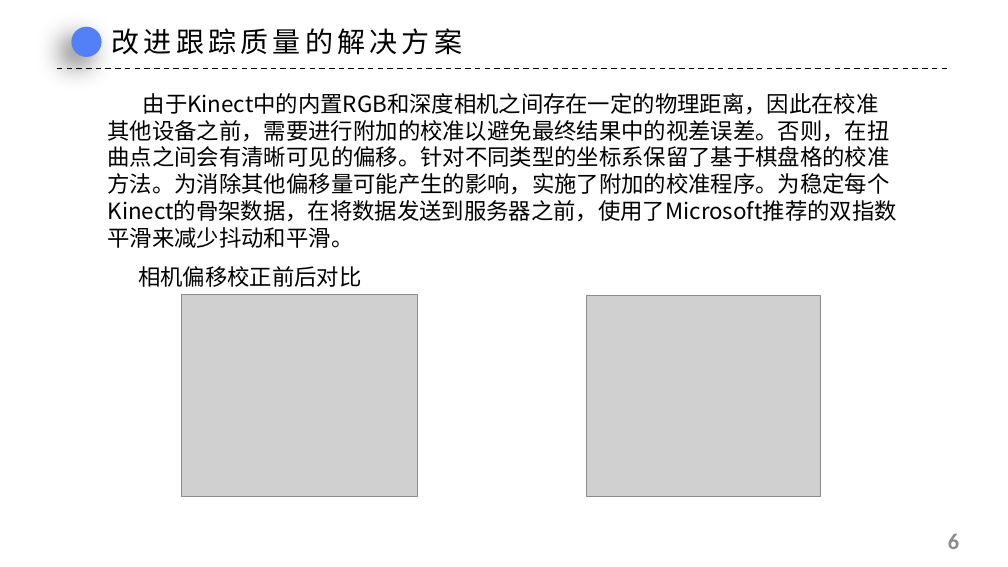
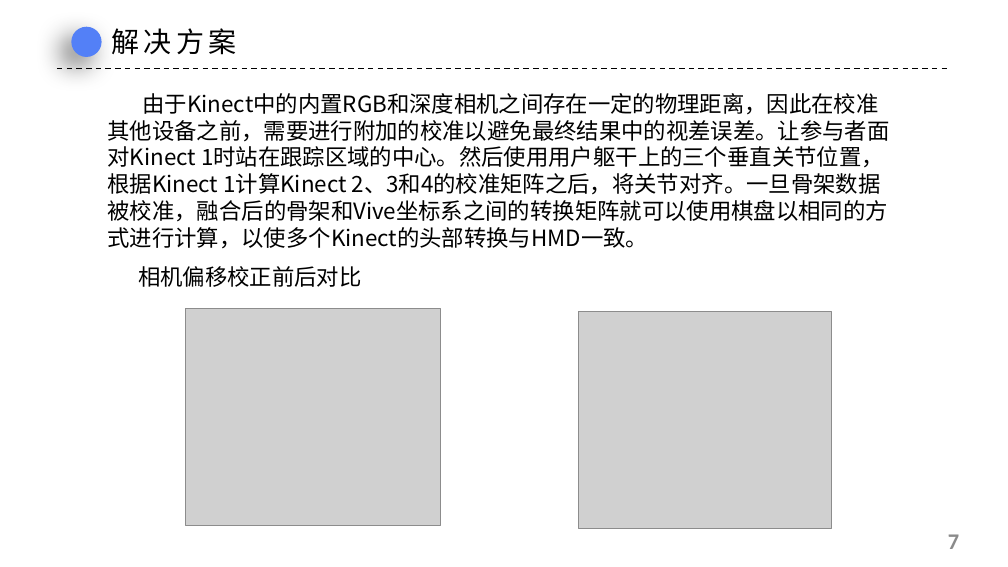
Before and after one commit to urnotmuqi/graphics2019, a slide deck: slide 7 of 21951468张雨薇/读书报告/仅用深度摄像头改善身体和手部追踪.pptx (slide 6 before the commit). Drawn at 1008x567 pixels with LibreOffice and Linux fonts; fonts in the diff are those of the drawing; grey boxes stand for pictures; background and template pictures are left out. Boxes give left, top, right and bottom in pixels: in the first picture for what was removed or moved away, otherwise in the second. Text is boxed around its words. In the diff, an @@ line names an element or a change of style, - is before the commit and + after.

```diff
--- a/21951468张雨薇/读书报告/仅用深度摄像头改善身体和手部追踪.pptx
+++ b/21951468张雨薇/读书报告/仅用深度摄像头改善身体和手部追踪.pptx
@@ text at (x1=112, y1=28, x2=237, y2=55): text changed @@
-改进跟踪质量的解决方案
+解决方案
@@ text at (x1=108, y1=93, x2=890, y2=249): text changed @@
-由于Kinect中的内置RGB和深度相机之间存在一定的物理距离，因此在校准其他设备之前，需要进行附加的校准以避免最终结果中的视差误差。否则，在扭曲点之间会有清晰可见的偏移。针对不同类型的坐标系保留了基于棋盘格的校准方法。为消除其他偏移量可能产生的影响，实施了附加的校准程序。为稳定每个Kinect的骨架数据，在将数据发送到服务器之前，使用了Microsoft推荐的双指数平滑来减少抖动和平滑。
+由于Kinect中的内置RGB和深度相机之间存在一定的物理距离，因此在校准其他设备之前，需要进行附加的校准以避免最终结果中的视差误差。让参与者面对Kinect 1时站在跟踪区域的中心。然后使用用户躯干上的三个垂直关节位置，根据Kinect 1计算Kinect 2、3和4的校准矩阵之后，将关节对齐。一旦骨架数据被校准，融合后的骨架和Vive坐标系之间的转换矩阵就可以使用棋盘以相同的方式进行计算，以使多个Kinect的头部转换与HMD一致。
@@ picture resized from (x1=181, y1=295, x2=418, y2=497) to (x1=185, y1=308, x2=440, y2=525) @@
@@ picture resized from (x1=587, y1=295, x2=821, y2=496) to (x1=579, y1=311, x2=832, y2=528) @@
@@ page number at (x1=948, y1=534, x2=959, y2=549): text changed @@
-6
+7
```
Also in this commit, not shown: 9 other slides changed, 3 slides added, 1 slide removed.
